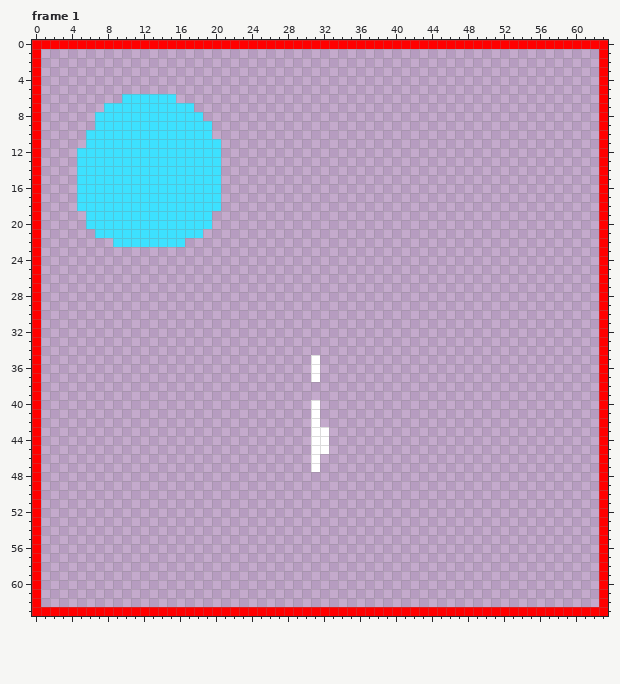
Pixel-art file -- graphics_work_files/general/projectile_impact.aseprite. Above is the file before it was changed.
64x64 pixels, 8 frames. Shown: frame 1. The commit also changed other frames, which this record leaves out.
The result:
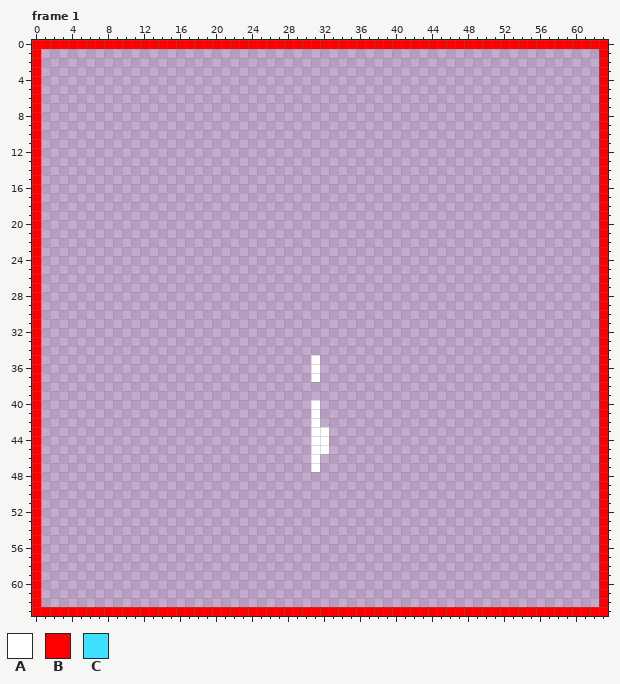
Palette (. is transparent): A #ffffff  B #ff0000  C #3de1ff
Author's note on the commit: Bucked the indicator spots onto their own layer, for the projectile impact images.
Changes in this commit:
Frame 1, layer "Layer 2":
Colour C is gone in row 6 at x 10 to 15; in row 7 at x 8 to 17; in row 8 at x 7 to 18; in row 9 at x 7 to 19; in row 10 at x 6 to 19; in row 11 at x 6 to 20.
Colour C is gone in rows 12 to 18 at x 5 to 20; in rows 19 to 20 at x 6 to 19; in row 21 at x 7 to 18; in row 22 at x 9 to 16.
Changed places in both pictures, as pixel boxes (x1, y1, x2, y2):
erased: (77, 94, 221, 247)
